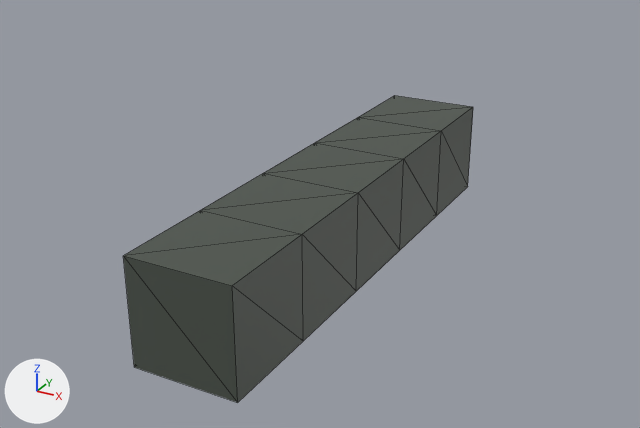
Two versions of the glTF model HANAHIME/Game/resource/user/model/terrian/Stage14.glb, one commit apart.
Rendered twice from a 50 mm camera at (37.4, -71.0, 33.1) aimed at (-1.2, -0.7, -2.0). The lights are fixed; the arrows at lower left show +X, +Y and +Z. Mesh edges are drawn as thin lines. Where no turn or scale is listed for an object, it has been applied to the vertices. Vertices at the same position are counted once.

Objects in the first picture: 'Stage14_0'.
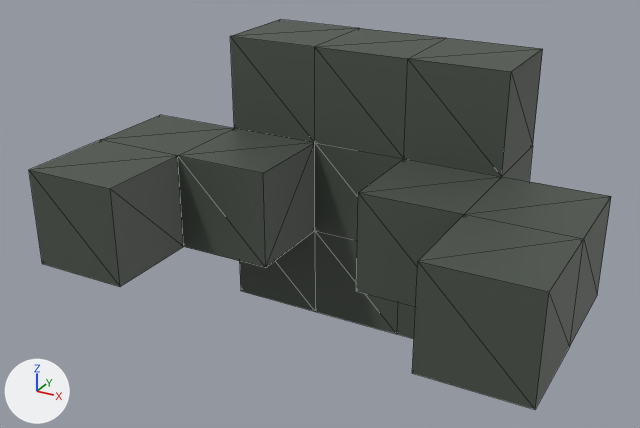
What changed in the scene script:
```text
Change me_立方体_023:
    used by ob_stage14_0; location = (0.0, 0.0, -2.0)
    remove me_立方体_023.from_pydata(...)  # 24 vertices, 60 faces; spans x -5.0..5.0, y -25.0..25.0, z -5.0..5.0
    add me_立方体_023.from_pydata(...)  # 56 vertices, 180 faces; spans x -25.0..25.0, y -15.0..15.0, z -15.0..15.0
    me_立方体_023 part 1
    12 vertices are removed from x -5.0..5.0, y -25.0..25.0, z -5.0..5.0
    46 faces are deleted
    4 vertices are added at (-25.0, -5.0, -5.0), (-25.0, -5.0, 5.0), (-25.0, 5.0, -5.0), (-25.0, 5.0, 5.0)
    6 new vertices lie (10.0, 0.0, 0.0) away from vertices in x 5.0, y -5.0..15.0, z -5.0..5.0
    6 new vertices lie (0.0, 0.0, 10.0) away from vertices in x -5.0..15.0, y 5.0..15.0, z 5.0
    8 new vertices lie (-10.0, 0.0, 0.0) away from vertices in x -5.0, y -5.0..15.0, z -5.0..15.0
    8 new vertices lie (0.0, 0.0, -10.0) away from vertices in x -15.0..15.0, y 5.0..15.0, z -5.0
    6 new vertices lie (0.0, -10.0, 0.0) away from vertices in x -25.0..15.0, y -5.0, z -5.0..5.0
    6 new vertices lie (10.0, 0.0, 0.0) away from vertices in x 15.0, y -15.0..5.0, z -5.0..5.0
    166 new faces join them
```

Changed parts and their boxes [x1, y1, x2, y2] in the pictures (640 x 428 px):
'Stage14_0', reshaped (66% wider, 27% taller): before [123, 95, 473, 403]; after [29, 19, 611, 409]
